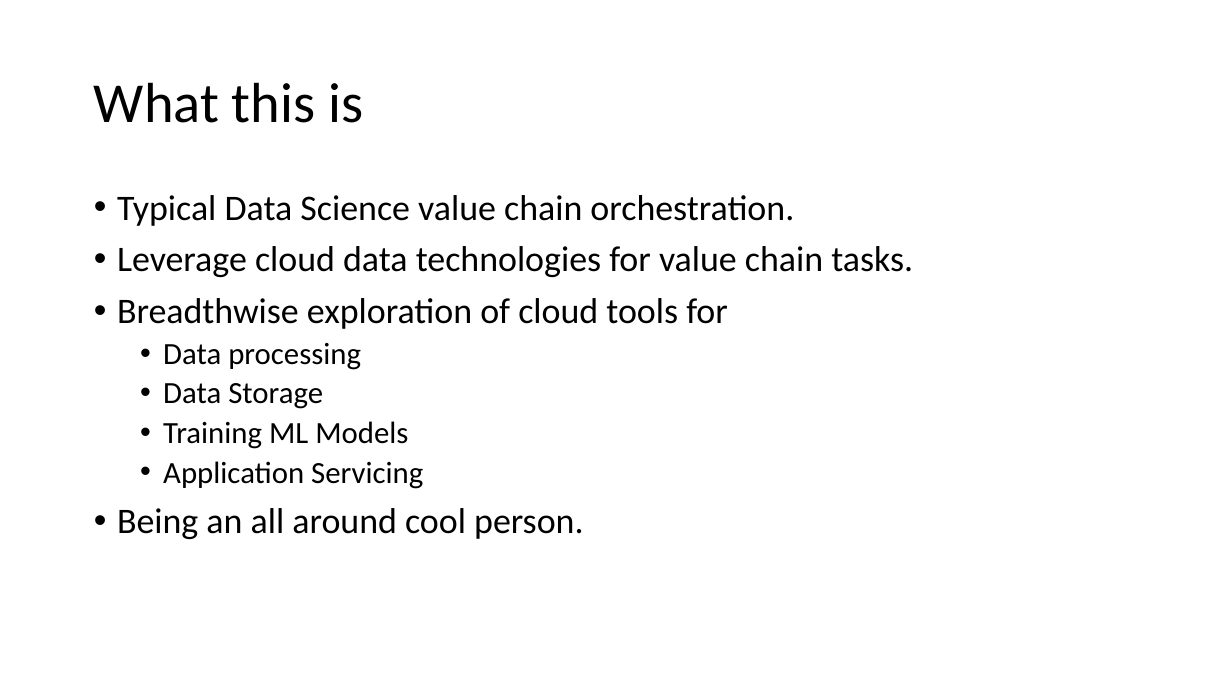
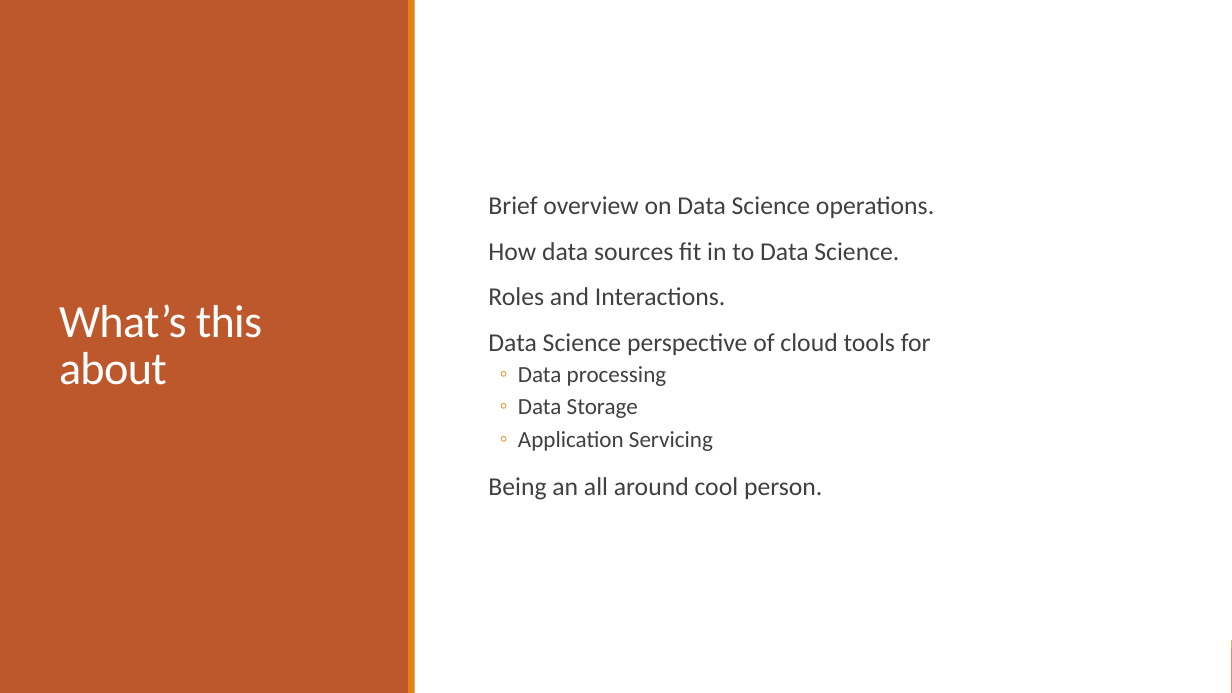
Before and after one commit to codeBehindMe/cbel, a slide deck: slide 2 of Nubes Lacus.pptx. Drawn at 1232x693 pixels with LibreOffice and Linux fonts; fonts in the diff are those of the drawing. Boxes give left, top, right and bottom in pixels: in the first picture for what was removed or moved away, otherwise in the second. Text is boxed around its words. In the diff, an @@ line names an element or a change of style, - is before the commit and + after.

```diff
--- a/Nubes Lacus.pptx
+++ b/Nubes Lacus.pptx
@@ rectangle added at box(0, 0, 1232, 693), fill #FFFFFF @@
@@ rectangle added at box(0, 0, 409, 693), fill #BD582C @@
@@ rectangle added at box(409, 0, 415, 693), fill #E48312 @@
@@ text "Brief overview on Data Science ...": place and size @@
-text "Brief overview on Data Science ..." at box(117, 195, 913, 539)
+text "Brief overview on Data Science ..." at box(488, 196, 934, 500)
@@ text "Brief overview on Data Science ..." at box(488, 196, 934, 500): vertical alignment top to middle @@
@@ text at box(488, 196, 934, 355): text changed; size 28 to 20 pt; text colour #000000 to #404040 @@
-• Typical Data Science value chain orchestration.
-• Leverage cloud data technologies for value chain tasks.
-• Breadthwise exploration of cloud tools for
+  Brief overview on Data Science operations.
+  How data sources fit in to Data Science.
+  Roles and Interactions.
+  Data Science perspective of cloud tools for
@@ title at box(59, 304, 262, 385): text changed; size 44 to 36 pt; text colour #000000 to #FFFFFF @@
-What this is
+What’s this about
@@ text at box(488, 366, 822, 500): size 24 to 18 pt in "Data processing", "Data Storage", "Application Servicing"; text colour #000000 to #404040 in "Data processing", "Data Storage", "Application Servicing", "Being an all around cool person."; size 28 to 20 pt in "Being an all around cool person."; bullet • to ◦; more space between paragraphs; bullet • to   @@
@@ text at box(163, 421, 408, 449): paragraph removed @@
-  • Training ML Models
@@ rectangle added at box(0, 647, 1232, 693), fill #BD582C @@
@@ rectangle added at box(0, 640, 1232, 647), fill #E48312 @@
```
Also in this commit, not shown: 6 other slides changed, 14 slides added, 1 slide removed, 4 other files.
